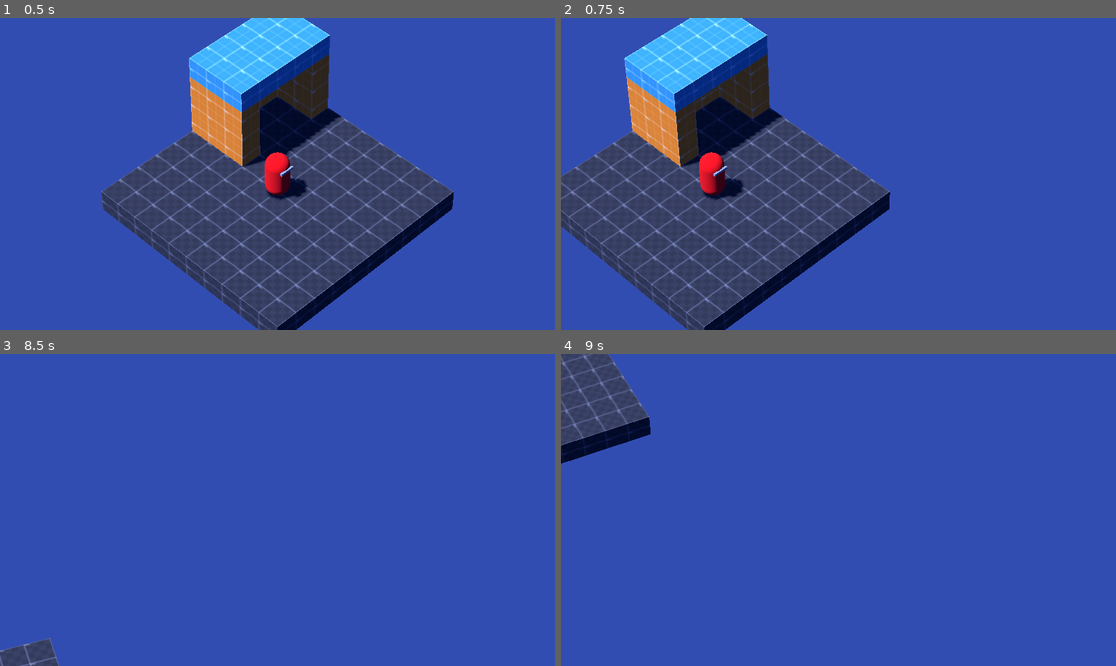
Above: before the commit, frames 1-4 (two rows, left to right).
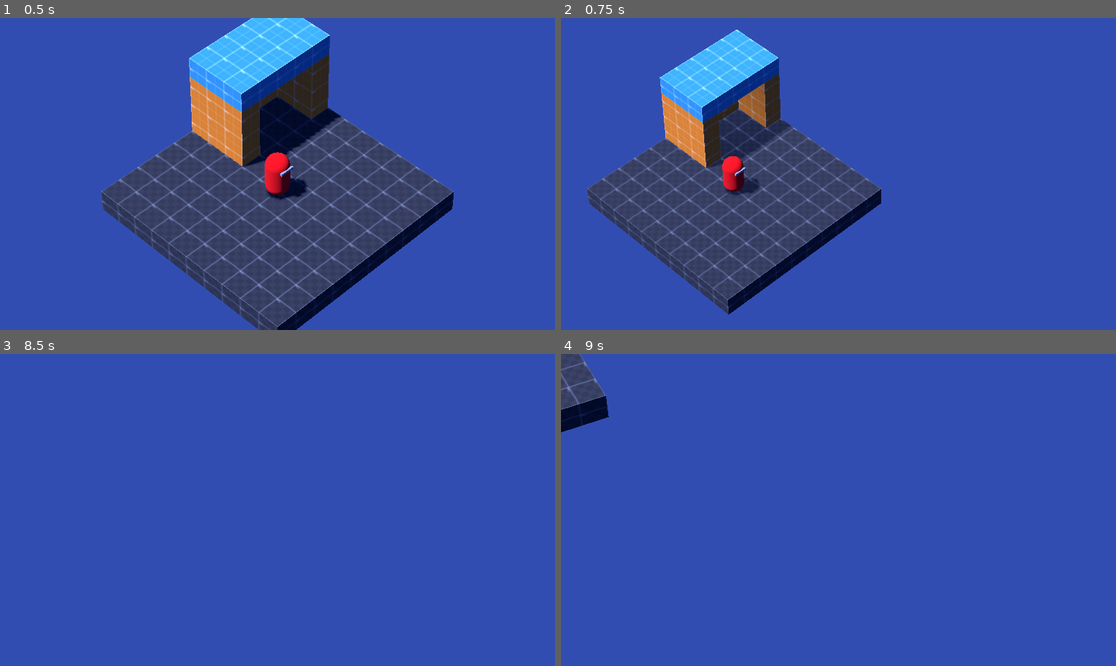
Above: after the commit, the same moments.

Repository: HuskyGameDev/2024f-team10
Game: Godot game, scene res://scenes/game.tscn
Two runs of this game, one before a commit and one after it. Both use one fixed random seed, a clock stepped at 60 frames per second and the inputs below. Before the commit the project has no main scene; this scene is started directly in both runs.
Inputs (mouse positions are in pixels of both pictures, inside the frame that each line leads up to):
- Up to frame 1 (0.5 s): no input
- Up to frame 2 (0.75 s): tap Enter at 0.5 s; move the mouse to (960, 158) at 0.52 s; hold Right from 0.53 s (still down); hold Mouse wheel down (Scroll_Down, bound only after the commit) from 0.53 s (still down)
- Up to frame 3 (8.5 s): tap Mouse wheel up (Scroll_Up, bound only after the commit) at 0.8, 1.35, 2.3, 2.85, 3.8, 5.3, 5.85, 6.8, 7.35, 8.3 s; move the mouse to (166, 525) at 1.27 s; release Right at 1.28 s; release Mouse wheel down (Scroll_Down, bound only after the commit) at 1.28 s; hold Down 1.28-2.03 s; tap Mouse wheel down (Scroll_Down, bound only after the commit) every 1.5 s from 1.55 to 7.55 s; tap Space at 2, 3.5, 5 s; move the mouse to (333, 441) at 2.02 s; hold Right 2.03-2.78 s; hold Mouse wheel down (Scroll_Down, bound only after the commit) 2.03-2.78 s; tap Enter at 2.75, 4.25 s; move the mouse to (249, 572) at 2.77 s; hold Up 2.78-3.53 s; move the mouse to (444, 556) at 3.52 s; hold Q 3.53-4.28 s; hold Left 3.53-5.03 s; move the mouse to (111, 463) at 4.27 s; tap E at 4.35 s; move the mouse to (305, 510) at 5.02 s; hold Down 5.03-5.78 s; hold Mouse wheel down (Scroll_Down, bound only after the commit) 5.03-5.78 s; move the mouse to (194, 432) at 5.77 s; hold Right 5.78-6.53 s; move the mouse to (399, 494) at 6.52 s; hold Up 6.53-7.28 s; hold Mouse wheel down (Scroll_Down, bound only after the commit) 6.53-7.28 s; move the mouse to (166, 525) at 7.27 s; hold Right 7.28-8.03 s; move the mouse to (333, 441) at 8.02 s; hold Down from 8.03 s (still down); hold Q from 8.03 s (still down)
- Up to frame 4 (9 s): move the mouse to (810, 572) at 8.77 s; release Down at 8.78 s; release Q at 8.78 s; hold Left from 8.78 s (still down); tap E at 8.85 s

Frame 1 is identical in both runs. In frame 2, 21% of the frame differs, in the area x 0-60%, y 0-100%; in frame 3, 0.7%; in frame 4, 3.4%.

Commit message:
Update project.godot
Changed some project settings for Logan

Diff:
--- a/project.godot
+++ b/project.godot
@@ -11,9 +11,27 @@
 [application]
 
 config/name="Offended Monsters"
+run/main_scene="res://scenes/game.tscn"
 config/features=PackedStringArray("4.3", "Forward Plus")
 config/icon="res://icon.svg"
+
+[display]
+
+window/size/mode=3
 
 [dotnet]
 
 project/assembly_name="Offended Monsters"
+
+[input]
+
+Scroll_Up={
+"deadzone": 0.5,
+"events": [Object(InputEventMouseButton,"resource_local_to_scene":false,"resource_name":"","device":-1,"window_id":0,"alt_pressed":false,"shift_pressed":false,"ctrl_pressed":false,"meta_pressed":false,"button_mask":0,"position":Vector2(0, 0),"global_position":Vector2(0, 0),"factor":1.0,"button_index":4,"canceled":false,"pressed":false,"double_click":false,"script":null)
+]
+}
+Scroll_Down={
+"deadzone": 0.5,
+"events": [Object(InputEventMouseButton,"resource_local_to_scene":false,"resource_name":"","device":-1,"window_id":0,"alt_pressed":false,"shift_pressed":false,"ctrl_pressed":false,"meta_pressed":false,"button_mask":0,"position":Vector2(0, 0),"global_position":Vector2(0, 0),"factor":1.0,"button_index":5,"canceled":false,"pressed":false,"double_click":false,"script":null)
+]
+}
